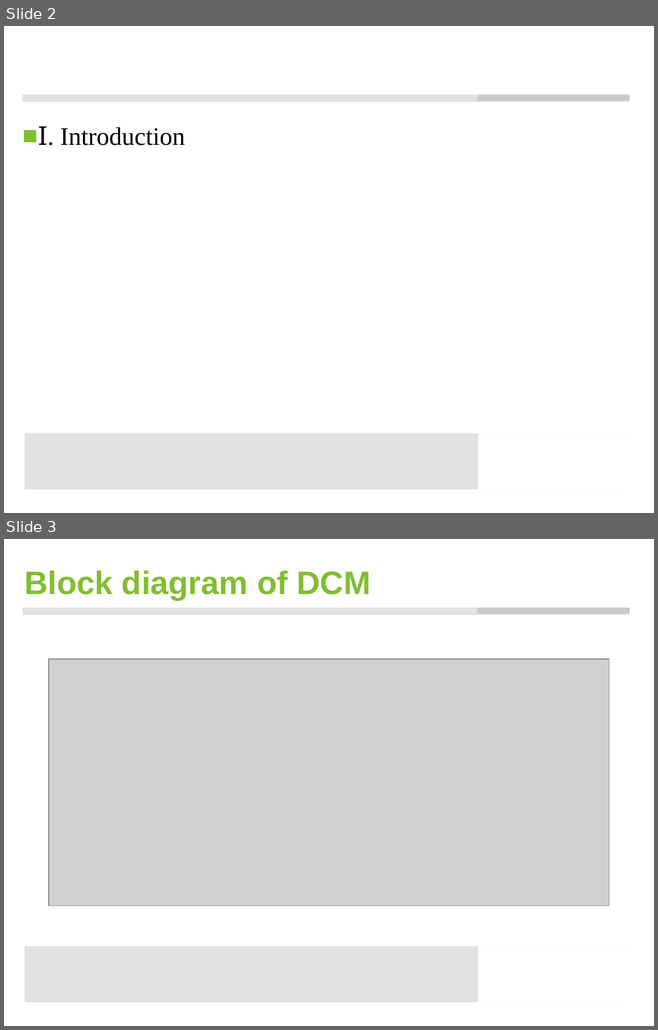
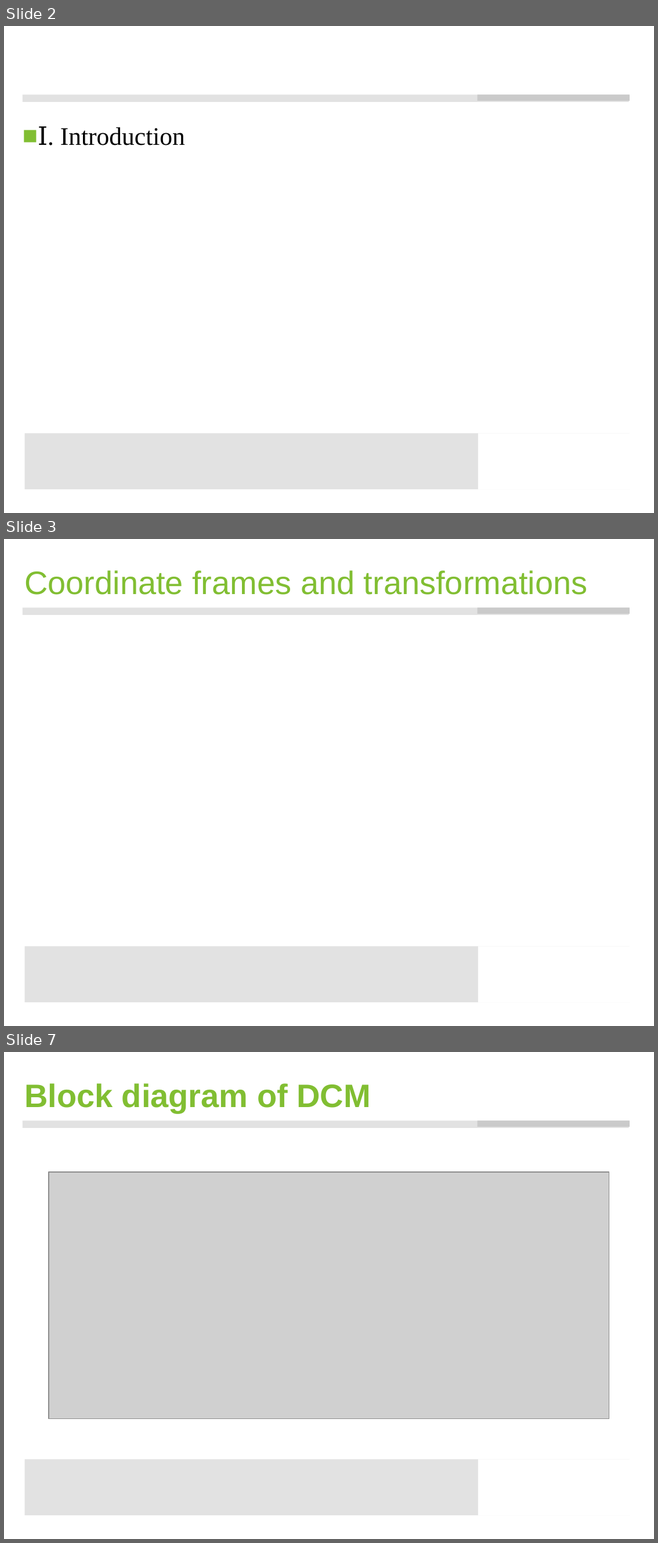
Before and after one commit to ccccjason/VR, a slide deck: data/my_dcm/DCM.pptx. Shown one above the other, each under a label of ours: slides 2 and 3 before the commit, slides 2, 3 and 7 after it; the slides between them are not shown. The pictures are 658x1030 and 658x1543 pixels, drawn with LibreOffice and Linux fonts; fonts in the diff are those of the drawing; grey boxes stand for pictures; background and template pictures are left out. Boxes give left, top, right and bottom in pixels: in the first picture for what was removed or moved away, otherwise in the second. Text is boxed around its words. In the diff, an @@ line names an element or a change of style, - is before the commit and + after.

```diff
--- a/data/my_dcm/DCM.pptx
+++ b/data/my_dcm/DCM.pptx
@@ slide 3 added at <box>4,539,654,1026</box>, background #FFFFFF; not listed: 4 template elements that a slide beside it also shows @@
@@ title added at <box>24,570,587,595</box>, 36 pt, text #81BE32 @@
+Coordinate frames and transformations
@@ what was slide 3 is now slide 7 @@
```
Also in this commit, not shown: 4 other slides added, 1 other file.
